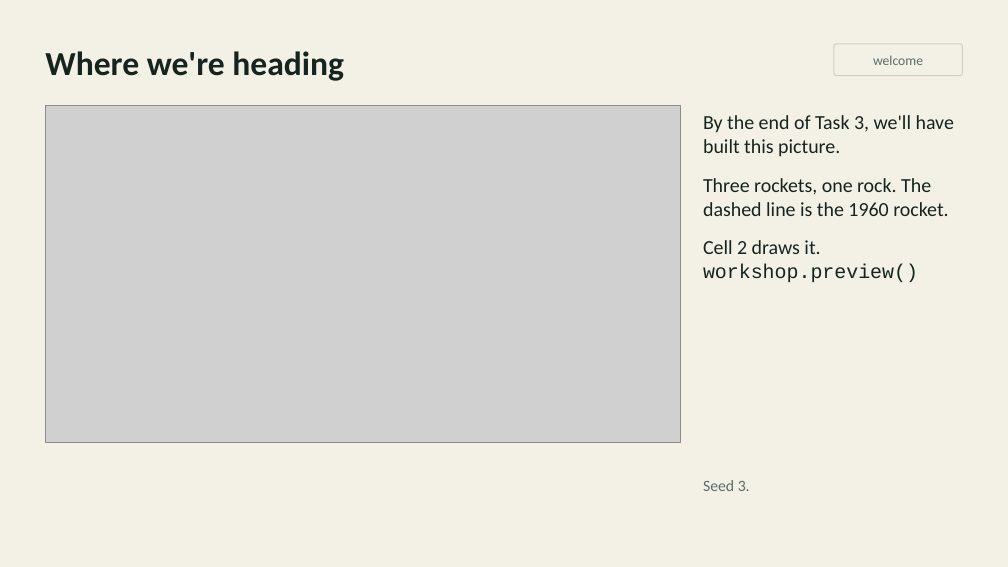
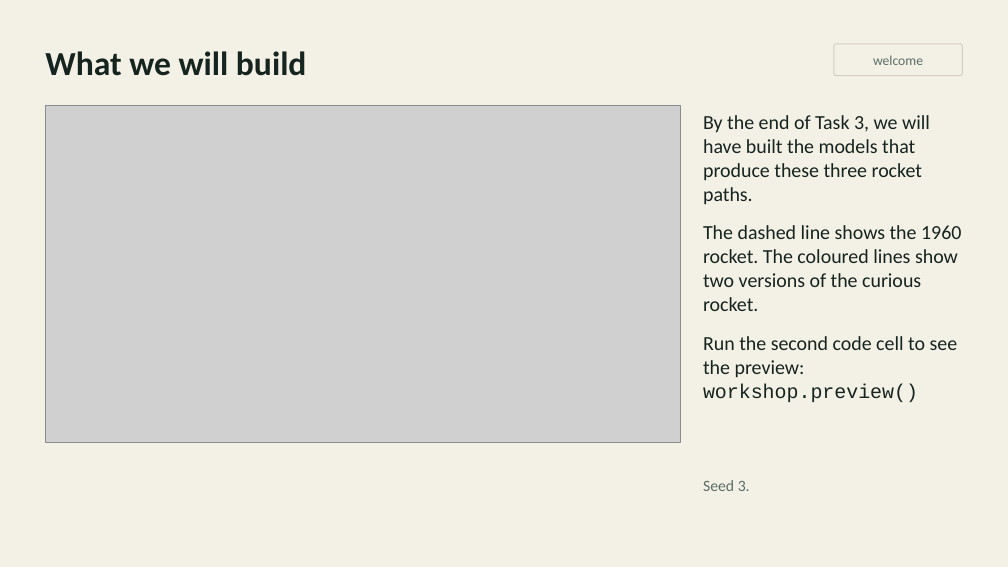
Before and after one commit to inferogenesis/cpomdp-workshop, a slide deck: slide 7 of deck/cpomdp_symposium_2026.pptx. Drawn at 1008x567 pixels with LibreOffice and Linux fonts; fonts in the diff are those of the drawing; grey boxes stand for pictures. Boxes give left, top, right and bottom in pixels: in the first picture for what was removed or moved away, otherwise in the second. Text is boxed around its words. In the diff, an @@ line names an element or a change of style, - is before the commit and + after.

Commit message:
docs: refine workshop instructions and Task 1 discussion

```diff
--- a/deck/cpomdp_symposium_2026.pptx
+++ b/deck/cpomdp_symposium_2026.pptx
@@ text at [45, 51, 307, 76]: text changed @@
-Where we're heading
+What we will build
@@ text at [703, 115, 961, 402]: text changed @@
-By the end of Task 3, we'll have built this picture.
-Three rockets, one rock. The dashed line is the 1960 rocket.
-Cell 2 draws it. workshop.preview()
+By the end of Task 3, we will have built the models that produce these three rocket paths.
+The dashed line shows the 1960 rocket. The coloured lines show two versions of the curious rocket.
+Run the second code cell to see the preview: workshop.preview()
```
Also in this commit, not shown: 2 other slides changed, 2 slides added, 2 slides removed, 3 other files.
